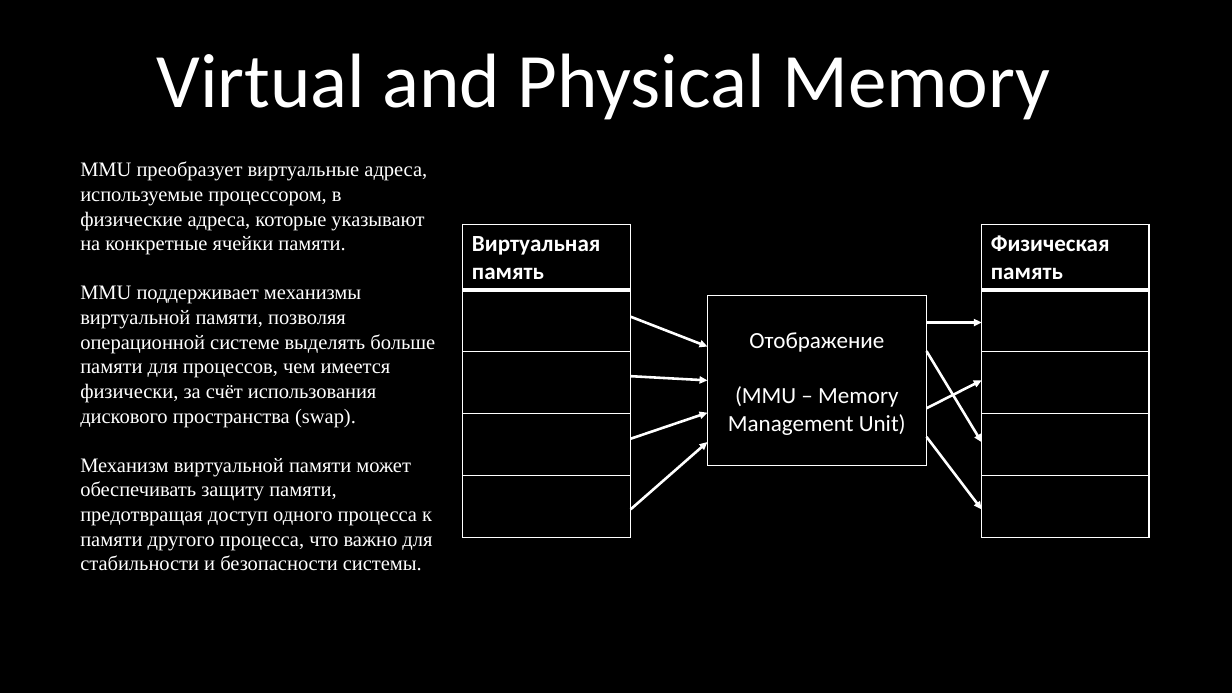
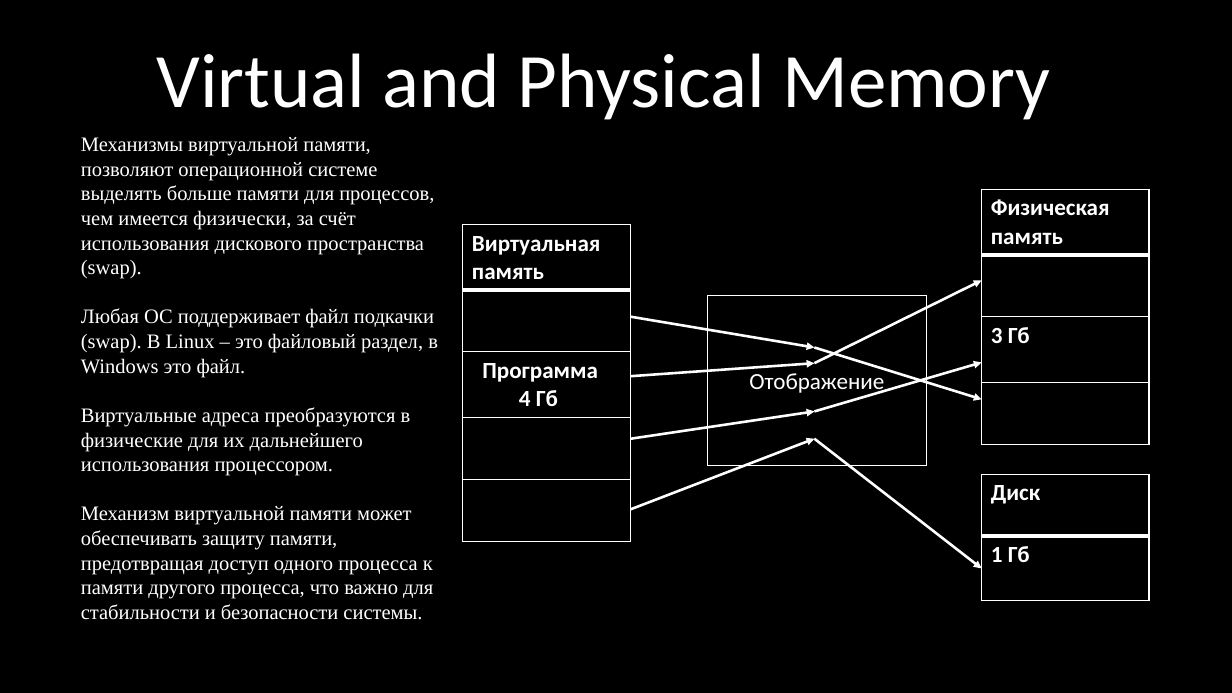
Before and after one commit to kruffka/C-Programming, a slide deck: slide 11 of 2024-2025/slides_pptx/5.2_dynamic_arrays.pptx. Drawn at 1232x693 pixels with LibreOffice and Linux fonts; fonts in the diff are those of the drawing. Boxes give left, top, right and bottom in pixels: in the first picture for what was removed or moved away, otherwise in the second. Text is boxed around its words. In the diff, an @@ line names an element or a change of style, - is before the commit and + after.

Commit message:
Update 5.2 pptx

```diff
--- a/2024-2025/slides_pptx/5.2_dynamic_arrays.pptx
+++ b/2024-2025/slides_pptx/5.2_dynamic_arrays.pptx
@@ text "Механизмы виртуальной памяти, позволяют операционной ..." moved from (x1=80, y1=161, x2=435, y2=571) to (x1=81, y1=137, x2=438, y2=620) @@
@@ text at (x1=81, y1=137, x2=438, y2=476): text changed @@
-MMU преобразует виртуальные адреса, используемые процессором, в физические адреса, которые указывают на конкретные ячейки памяти.
-MMU поддерживает механизмы виртуальной памяти, позволяя операционной системе выделять больше памяти для процессов, чем имеется физически, за счёт использования дискового пространства (swap).
+Механизмы виртуальной памяти, позволяют операционной системе выделять больше памяти для процессов, чем имеется физически, за счёт использования дискового пространства (swap).
+Любая ОС поддерживает файл подкачки (swap). В Linux – это файловый раздел, в Windows это файл.
+Виртуальные адреса преобразуются в физические для их дальнейшего использования процессором.
@@ table at (x1=982, y1=189, x2=1149, y2=443) @@
+row 3: 3 Гб
-row 4: 
-row 5: 
@@ table resized from (x1=982, y1=225, x2=1149, y2=536) to (x1=982, y1=189, x2=1149, y2=443) @@
@@ table at (x1=463, y1=225, x2=630, y2=540) @@
+row 3: Программа / 4 Гб
-row 5: 
@@ arrow moved from (927, 323) - (982, 323) to (814, 363) - (982, 280) @@
@@ arrow moved from (631, 317) - (708, 347) to (631, 317) - (814, 348) @@
@@ arrow moved from (927, 351) - (982, 442) to (814, 348) - (982, 399) @@
@@ arrow moved from (631, 376) - (708, 381) to (631, 376) - (814, 363) @@
@@ text in rectangle at (x1=728, y1=386, x2=906, y2=435): paragraph removed @@
-(MMU – Memory Management Unit)
@@ arrow moved from (927, 409) - (982, 381) to (814, 411) - (982, 362) @@
@@ arrow moved from (631, 439) - (708, 413) to (631, 439) - (814, 411) @@
@@ arrow moved from (631, 509) - (708, 442) to (631, 509) - (814, 439) @@
@@ arrow moved from (927, 437) - (982, 509) to (814, 439) - (982, 568) @@
@@ table added at (x1=982, y1=474, x2=1149, y2=601), 2 rows, 1 columns @@
+Диск
+1 Гб
```
Also in this commit, not shown: 1 other slide changed.
